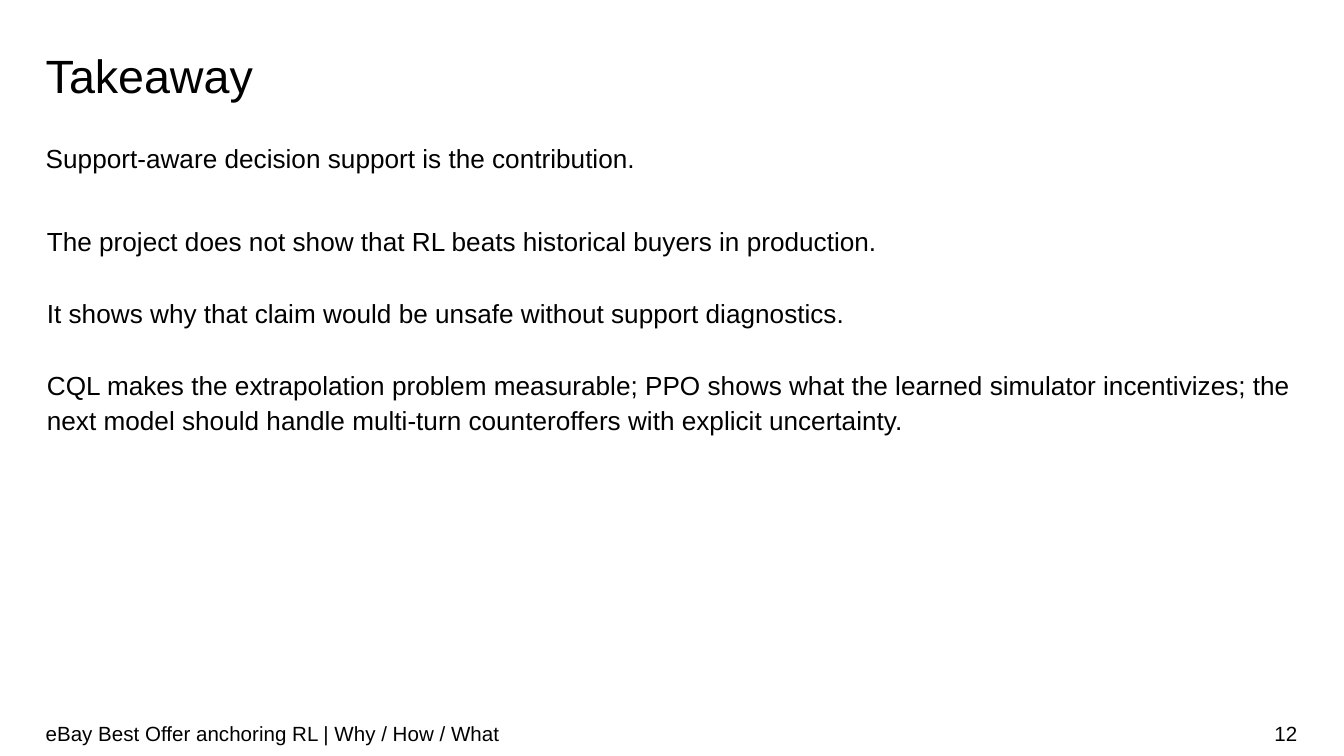
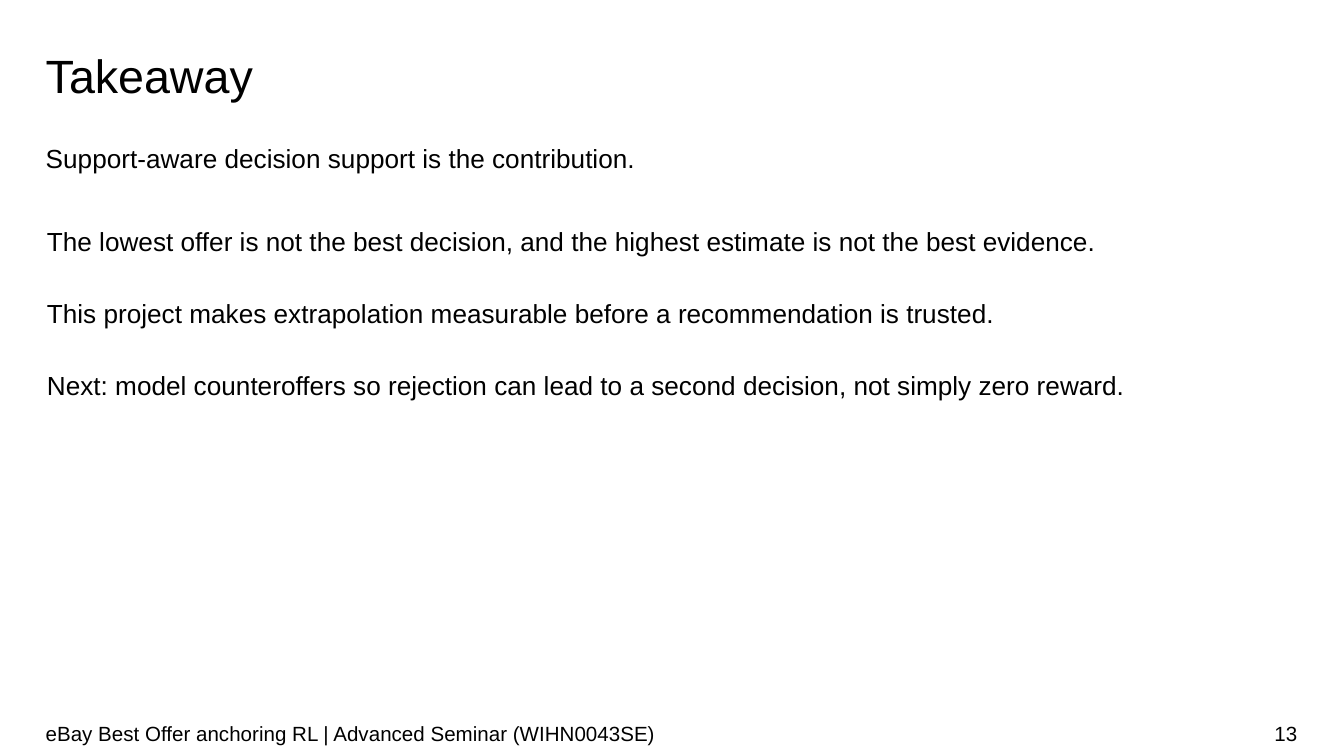
Before and after one commit to soluthan/ebay-anchoring-rl-final, a slide deck: slide 13 of report/ebay_anchoring_rl_presentation.pptx (slide 12 before the commit). Drawn at 1344x756 pixels with LibreOffice and Linux fonts; fonts in the diff are those of the drawing; background and template pictures are left out. Boxes give left, top, right and bottom in pixels: in the first picture for what was removed or moved away, otherwise in the second. Text is boxed around its words. In the diff, an @@ line names an element or a change of style, - is before the commit and + after.

```diff
--- a/report/ebay_anchoring_rl_presentation.pptx
+++ b/report/ebay_anchoring_rl_presentation.pptx
@@ text at (x1=47, y1=232, x2=1124, y2=400): text changed @@
-The project does not show that RL beats historical buyers in production.
-It shows why that claim would be unsafe without support diagnostics.
-CQL makes the extrapolation problem measurable; PPO shows what the learned simulator incentivizes; the next model should handle multi-turn counteroffers with explicit uncertainty.
+The lowest offer is not the best decision, and the highest estimate is not the best evidence.
+This project makes extrapolation measurable before a recommendation is trusted.
+Next: model counteroffers so rejection can lead to a second decision, not simply zero reward.
@@ text at (x1=46, y1=726, x2=655, y2=746): text changed @@
-eBay Best Offer anchoring RL | Why / How / What
+eBay Best Offer anchoring RL | Advanced Seminar (WIHN0043SE)
@@ page number at (x1=1274, y1=726, x2=1297, y2=742): text changed @@
-12
+13
```
Also in this commit, not shown: 8 other slides changed, 3 slides added, 2 slides removed, 2 other files.
